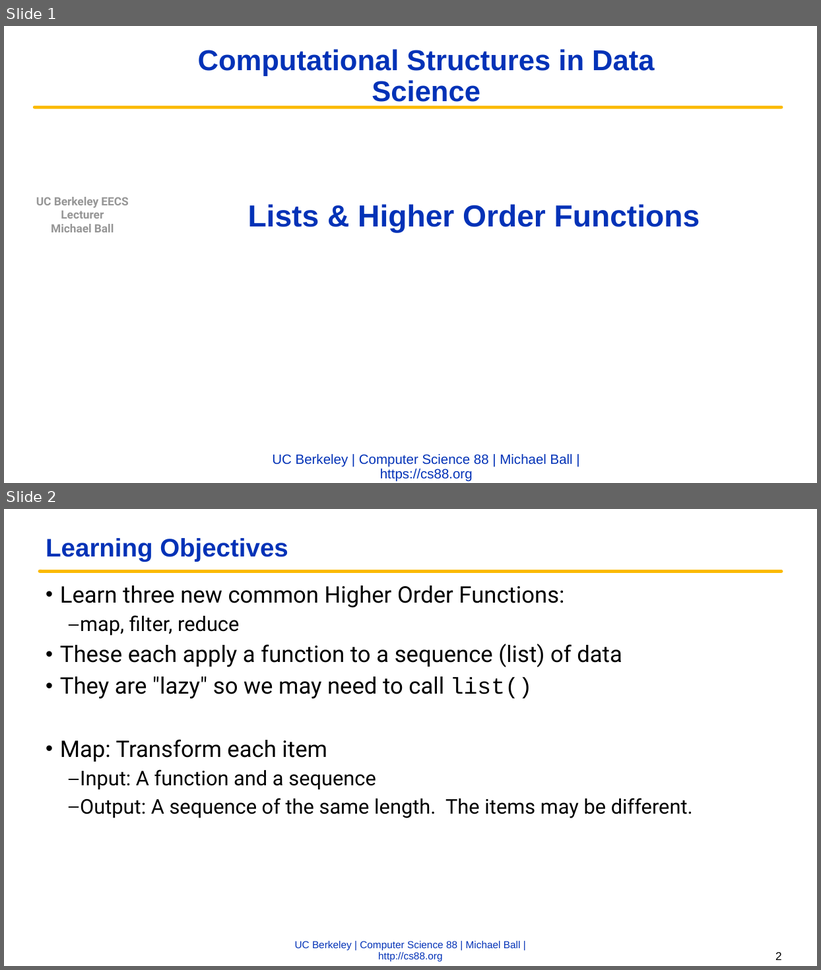
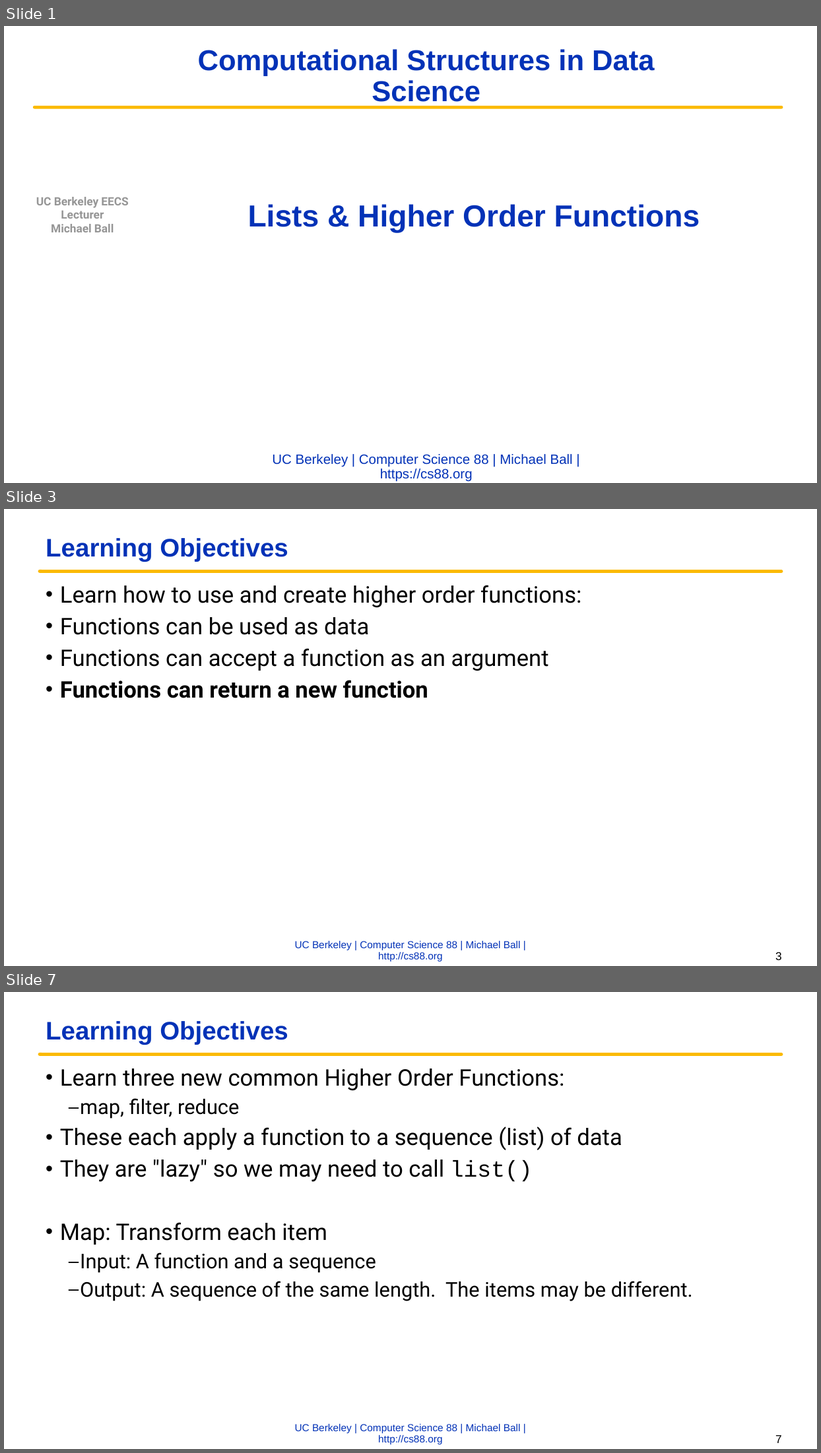
Before and after one commit to cs88-website/fa22, a slide deck: assets/slides/fa22/06-Lists_HOFs.pptx. Shown one above the other, each under a label of ours: slides 1 and 2 before the commit, slides 1, 3 and 7 after it; the slides between them are not shown. The pictures are 821x970 and 821x1453 pixels, drawn with LibreOffice and Linux fonts; fonts in the diff are those of the drawing; background and template pictures are left out. Boxes give left, top, right and bottom in pixels: in the first picture for what was removed or moved away, otherwise in the second. Text is boxed around its words. In the diff, an @@ line names an element or a change of style, - is before the commit and + after.

```diff
--- a/assets/slides/fa22/06-Lists_HOFs.pptx
+++ b/assets/slides/fa22/06-Lists_HOFs.pptx
@@ slide 3 added at (x1=4, y1=509, x2=817, y2=966), background #FFFFFF; not listed: 2 template elements that a slide beside it also shows @@
@@ title added at (x1=46, y1=538, x2=288, y2=562), 30 pt, text #0332B7, bold @@
+Learning Objectives
@@ text added at (x1=60, y1=585, x2=582, y2=698), 27 pt, text #000000 @@
+• Learn how to use and create higher order functions:
+• Functions can be used as data
+• Functions can accept a function as an argument
+• Functions can return a new function
@@ page number added at (x1=776, y1=953, x2=782, y2=960), 13.5 pt, text #000000 @@
+3
@@ what was slide 2 is now slide 7 @@
@@ page number at (x1=776, y1=1436, x2=782, y2=1443): text changed @@
-2
+7
```
Also in this commit, not shown: 5 slides changed, 6 other slides added, 1 slide removed, 4 other files.
